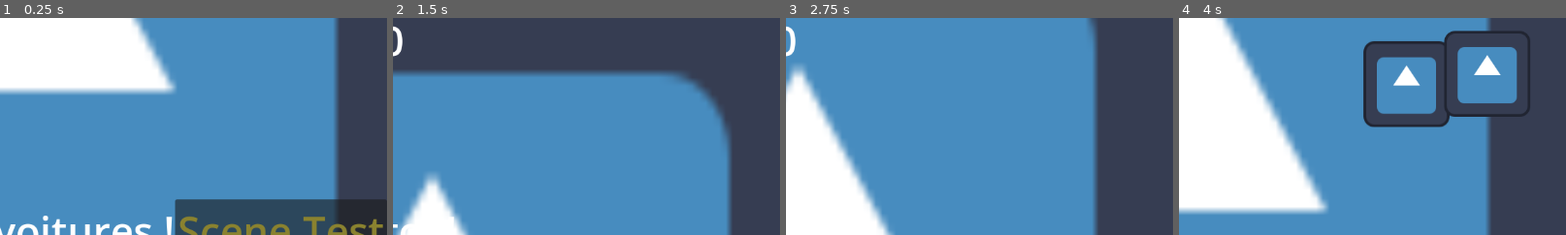
Above: before the commit, frames 1-4 (left to right).
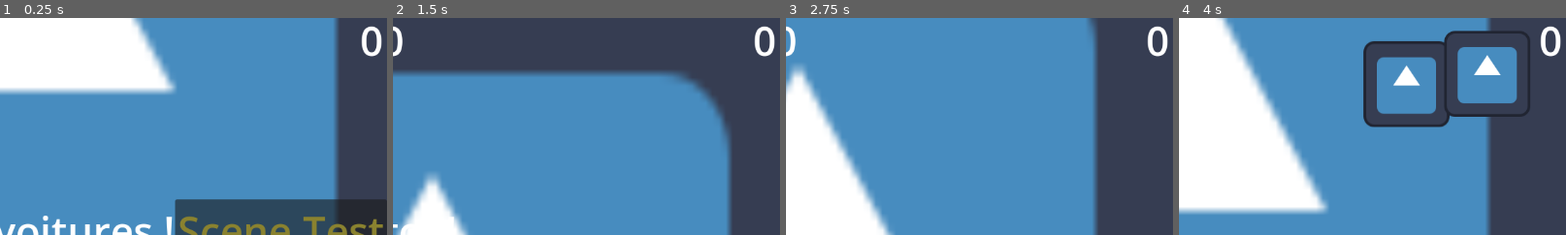
Above: after the commit, the same moments.

Repository: Trimlocgit/FreeWay
Game: Godot game, scene res://main.tscn
Two runs of this game, one before a commit and one after it. Both use one fixed random seed, a clock stepped at 60 frames per second and the inputs below. The engine's default icon, where the game draws it, is replaced by a stand-in: a white triangle on a blue panel in a dark square.
Inputs:
- Up to frame 1 (0.25 s): no input
- Up to frame 2 (1.5 s): click "Start" at 0.5 s; hold D (droite) from 1.28 s (still down); hold Down (Ralentire) from 1.28 s (still down)
- Up to frame 3 (2.75 s): release D (droite) at 2.03 s; release Down (Ralentire) at 2.03 s; hold A (gauche) from 2.03 s (still down); tap Down (Ralentire) at 2.1 s
- Up to frame 4 (4 s): release A (gauche) at 2.78 s; hold D (droite) 2.78-3.53 s; hold Down (Ralentire) 2.78-3.53 s; hold Up (Accelerer) from 3.53 s (still down); tap Down (Ralentire) at 3.6 s
The pictures show only the part of the screen within x 50-100%, y 1-51%; the shares and areas given below are measured in that part.

The runs differ from the first frame. In frame 1, 0.4% of the frame differs, in the area x 93-99%, y 3-18%; in frame 2, 0.4%; in frame 3, 0.4%; in frame 4, 0.4%.

Commit message:
Ajout pièce à l'interface

Diff:
--- a/hud.tscn
+++ b/hud.tscn
@@ -66,6 +66,16 @@
 theme_override_font_sizes/font_size = 60
 text = "Scene Test"
 
+[node name="CoinLabel" type="Label" parent="."]
+anchors_preset = 1
+anchor_left = 1.0
+anchor_right = 1.0
+offset_left = -40.0
+offset_bottom = 83.0
+grow_horizontal = 0
+theme_override_font_sizes/font_size = 60
+text = "0"
+
 [connection signal="pressed" from="StartButton" to="." method="_on_start_button_pressed"]
 [connection signal="timeout" from="MessageTimer" to="." method="_on_message_timer_timeout"]
 [connection signal="pressed" from="ButtonTest" to="." method="_on_button_test_pressed"]
--- a/script/hud.gd
+++ b/script/hud.gd
@@ -25,6 +25,9 @@
 	$ScoreLabel.text = str(score)
 
 
+func coinUpdate(coin):
+	$CoinLabel.text = str(coin)
+
 func _on_start_button_pressed() -> void:
 	$StartButton.hide()
 	$ButtonTest.hide()
--- a/script/main.gd
+++ b/script/main.gd
@@ -106,3 +106,4 @@
 
 func _on_player_plus_coin() -> void:
 	coins += 1
+	$HUD.coinUpdate(coins)
